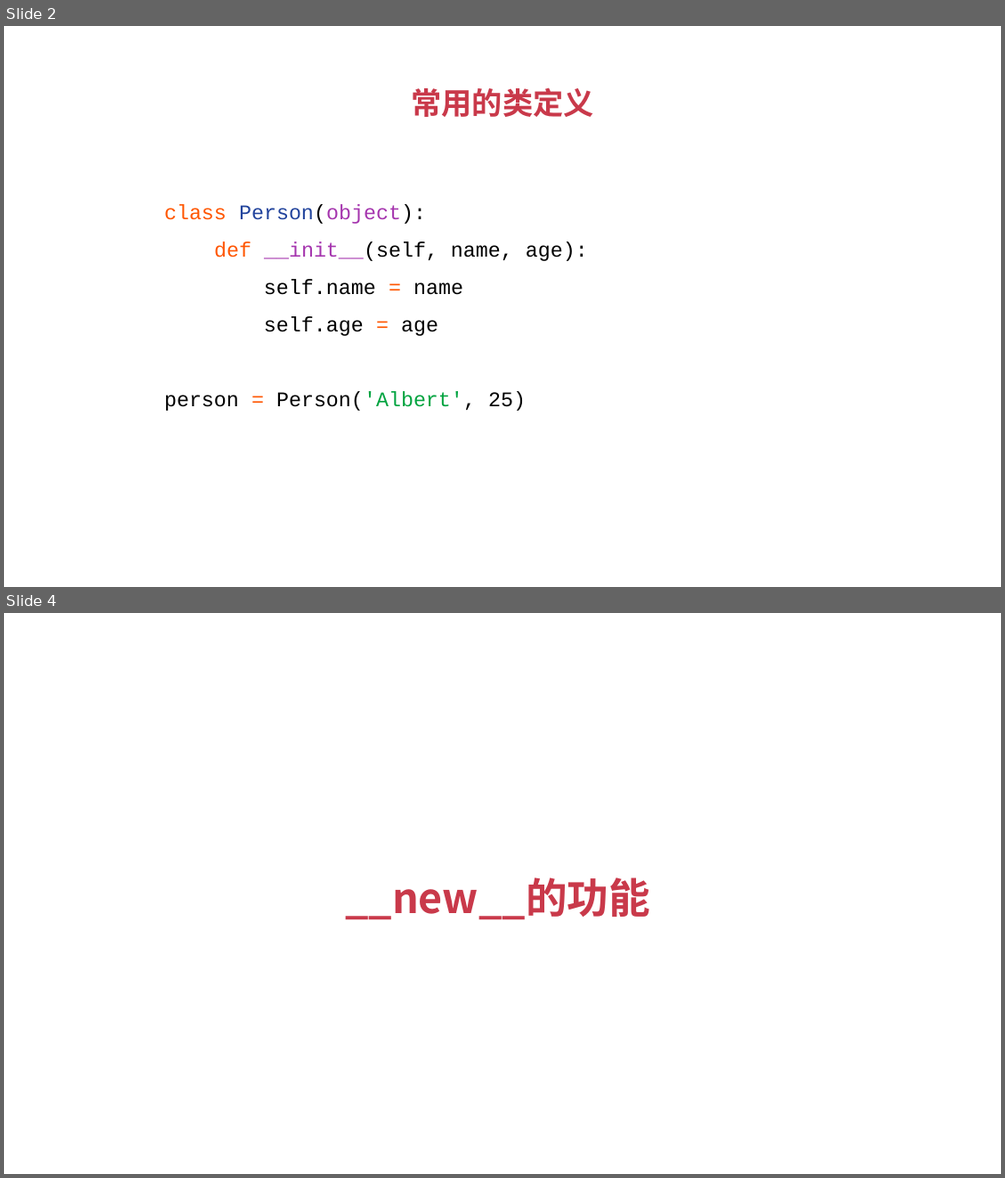
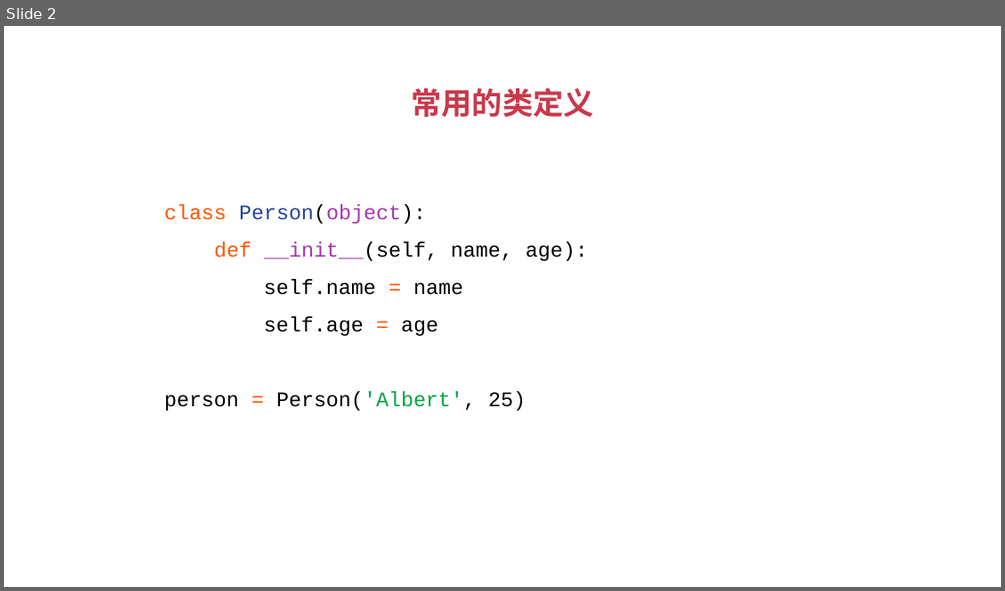
Before and after one commit to albert-feng/Python_OOP, a slide deck: ppt/4.2-用magic method定义类的构建.pptx. Shown one above the other, each under a label of ours: slides 2 and 4 before the commit, slide 2 after it; the slides between them are not shown. The pictures are 1005x1178 and 1005x591 pixels, drawn with LibreOffice and Linux fonts; fonts in the diff are those of the drawing. Boxes give left, top, right and bottom in pixels: in the first picture for what was removed or moved away, otherwise in the second. Text is boxed around its words. In the diff, an @@ line names an element or a change of style, - is before the commit and + after.

```diff
--- a/ppt/4.2-用magic method定义类的构建.pptx
+++ b/ppt/4.2-用magic method定义类的构建.pptx
@@ slide 4 removed at (4, 613, 1001, 1174), background #FFFFFF @@
@@ title removed at (345, 877, 650, 920) @@
-__new__的功能
```
Also in this commit, not shown: 2 slides changed, 1 other slide removed, 1 other file.
